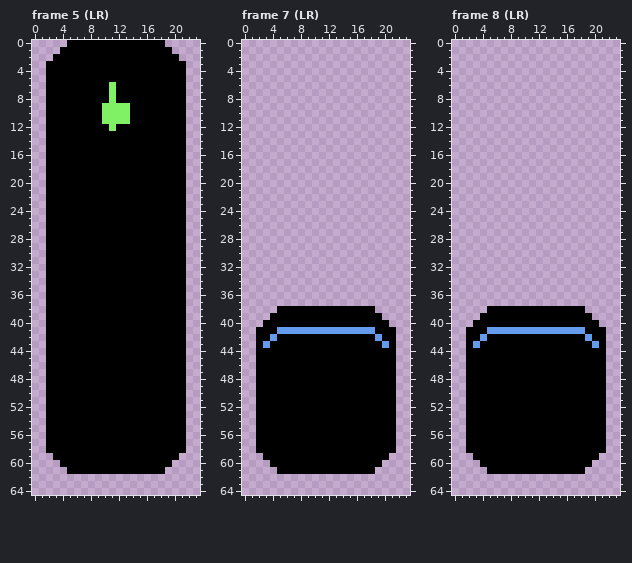
One commit to this pixel-art file: Assets/Resources/new aseprite/objects/interactives/doors/blue_door.aseprite. Above, as it was before the edit.
24x65 pixels, 44 frames. Colours within 5 levels of each other are drawn and written as one. Shown: frame 5 (LR), frame 7 (LR), frame 8 (LR). The commit also changed other frames, which this record leaves out.
Once edited:
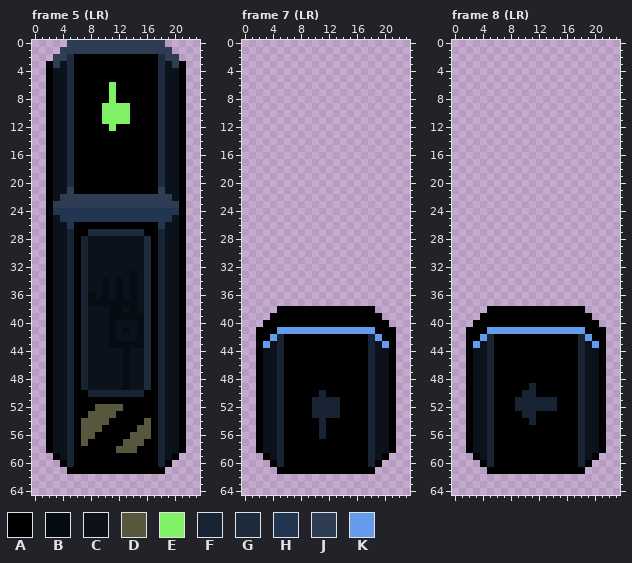
Palette (. is transparent): A #000000  B #060c13  C #0b121c  D #57573e  E #80f065  F #182333  G #1e2b3c  H #223551  J #2e3d53  K #649bec
What changed:
--- frame 5 (LR)
@@ x 0..23 @@
- 0 .....AAAAAAAAAAAAAA.....
- 1 ....AAAAAAAAAAAAAAAA....
- 2 ...AAAAAAAAAAAAAAAAAA...
- 3 ..AAAAAAAAAAAAAAAAAAAA..
- 4 ..AAAAAAAAAAAAAAAAAAAA..
- 5 ..AAAAAAAAAAAAAAAAAAAA..
- 6 ..AAAAAAAAAEAAAAAAAAAA..
- 7 ..AAAAAAAAAEAAAAAAAAAA..
- 8 ..AAAAAAAAAEAAAAAAAAAA..
- 9 ..AAAAAAAAEEEEAAAAAAAA..
-10 ..AAAAAAAAEEEEAAAAAAAA..
-11 ..AAAAAAAAEEEEAAAAAAAA..
-12 ..AAAAAAAAAEAAAAAAAAAA..
-13 ..AAAAAAAAAAAAAAAAAAAA..
-14 ..AAAAAAAAAAAAAAAAAAAA..
-15 ..AAAAAAAAAAAAAAAAAAAA..
-16 ..AAAAAAAAAAAAAAAAAAAA..
-17 ..AAAAAAAAAAAAAAAAAAAA..
-18 ..AAAAAAAAAAAAAAAAAAAA..
-19 ..AAAAAAAAAAAAAAAAAAAA..
-20 ..AAAAAAAAAAAAAAAAAAAA..
-21 ..AAAAAAAAAAAAAAAAAAAA..
-22 ..AAAAAAAAAAAAAAAAAAAA..
-23 ..AAAAAAAAAAAAAAAAAAAA..
-24 ..AAAAAAAAAAAAAAAAAAAA..
-25 ..AAAAAAAAAAAAAAAAAAAA..
-26 ..AAAAAAAAAAAAAAAAAAAA..
-27 ..AAAAAAAAAAAAAAAAAAAA..
-28 ..AAAAAAAAAAAAAAAAAAAA..
-29 ..AAAAAAAAAAAAAAAAAAAA..
-30 ..AAAAAAAAAAAAAAAAAAAA..
-31 ..AAAAAAAAAAAAAAAAAAAA..
-32 ..AAAAAAAAAAAAAAAAAAAA..
-33 ..AAAAAAAAAAAAAAAAAAAA..
-34 ..AAAAAAAAAAAAAAAAAAAA..
-35 ..AAAAAAAAAAAAAAAAAAAA..
-36 ..AAAAAAAAAAAAAAAAAAAA..
-37 ..AAAAAAAAAAAAAAAAAAAA..
-38 ..AAAAAAAAAAAAAAAAAAAA..
-39 ..AAAAAAAAAAAAAAAAAAAA..
-40 ..AAAAAAAAAAAAAAAAAAAA..
-41 ..AAAAAAAAAAAAAAAAAAAA..
-42 ..AAAAAAAAAAAAAAAAAAAA..
-43 ..AAAAAAAAAAAAAAAAAAAA..
-44 ..AAAAAAAAAAAAAAAAAAAA..
-45 ..AAAAAAAAAAAAAAAAAAAA..
-46 ..AAAAAAAAAAAAAAAAAAAA..
-47 ..AAAAAAAAAAAAAAAAAAAA..
-48 ..AAAAAAAAAAAAAAAAAAAA..
-49 ..AAAAAAAAAAAAAAAAAAAA..
-50 ..AAAAAAAAAAAAAAAAAAAA..
-51 ..AAAAAAAAAAAAAAAAAAAA..
-52 ..AAAAAAAAAAAAAAAAAAAA..
-53 ..AAAAAAAAAAAAAAAAAAAA..
-54 ..AAAAAAAAAAAAAAAAAAAA..
-55 ..AAAAAAAAAAAAAAAAAAAA..
-56 ..AAAAAAAAAAAAAAAAAAAA..
-57 ..AAAAAAAAAAAAAAAAAAAA..
-58 ..AAAAAAAAAAAAAAAAAAAA..
-59 ...AAAAAAAAAAAAAAAAAA...
-60 ....AAAAAAAAAAAAAAAA....
+ 0 .....JJJJJJJJJJJJJJ.....
+ 1 ....JJJJJJJJJJJJJJJJ....
+ 2 ...JJGAAAAAAAAAAAAGJJ...
+ 3 ..AJCGAAAAAAAAAAAAGCJA..
+ 4 ..ACCGAAAAAAAAAAAAGCCA..
+ 5 ..ACCGAAAAAAAAAAAAGCCA..
+ 6 ..ACCGAAAAAEAAAAAAGCCA..
+ 7 ..ACCGAAAAAEAAAAAAGCCA..
+ 8 ..ACCGAAAAAEAAAAAAGCCA..
+ 9 ..ACCGAAAAEEEEAAAAGCCA..
+10 ..ACCGAAAAEEEEAAAAGCCA..
+11 ..ACCGAAAAEEEEAAAAGCCA..
+12 ..ACCGAAAAAEAAAAAAGCCA..
+13 ..ACCGAAAAAAAAAAAAGCCA..
+14 ..ACCGAAAAAAAAAAAAGCCA..
+15 ..ACCGAAAAAAAAAAAAGCCA..
+16 ..ACCGAAAAAAAAAAAAGCCA..
+17 ..ACCGAAAAAAAAAAAAGCCA..
+18 ..ACCGAAAAAAAAAAAAGCCA..
+19 ..ACCGAAAAAAAAAAAAGCCA..
+20 ..ACCGAAAAAAAAAAAAGCCA..
+21 ..ACCJAAAAAAAAAAAAJCCA..
+22 ..ACJJJJJJJJJJJJJJJJCA..
+23 ..AJJJJJJJJJJJJJJJJJJA..
+24 ..AHHHHHHHHHHHHHHHHHHA..
+25 ..ACHHHHHHHHHHHHHHHHCA..
+26 ..ACCHAAAAAAAAAAAAHCCA..
+27 ..ACCFAAGGGGGGGGAAFCCA..
+28 ..ACCFAFCCCCCCCCGAFCCA..
+29 ..ACCFAFCCCCCCCCGAFCCA..
+30 ..ACCFAFCCCCCCCCGAFCCA..
+31 ..ACCFAFCCCCCCCCGAFCCA..
+32 ..ACCFAFCCCCCCCCGAFCCA..
+33 ..ACCFAFCCCCCCBCGAFCCA..
+34 ..ACCFAFCCBCBCBCGAFCCA..
+35 ..ACCFAFCCBCBCBCGAFCCA..
+36 ..ACCFAFBCBCBCBCGAFCCA..
+37 ..ACCFAFBBBBBBBCGAFCCA..
+38 ..ACCFAFCCCBBCBCGAFCCA..
+39 ..ACCFAFCCCBBBBBGAFCCA..
+40 ..ACCFAFCCCBCCCBGAFCCA..
+41 ..ACCFAFCCCBCBCBGAFCCA..
+42 ..ACCFAFCCCBCCCBGAFCCA..
+43 ..ACCFAFCCCBBBBBGAFCCA..
+44 ..ACCFAFCCCCCBCCGAFCCA..
+45 ..ACCFAFCCCCCBCCGAFCCA..
+46 ..ACCFAFCCCCCBCCGAFCCA..
+47 ..ACCFAFCCCCCBCCGAFCCA..
+48 ..ACCFAFCCCCCBCCGAFCCA..
+49 ..ACCFAFCCCCCBCCGAFCCA..
+50 ..ACCFAAFFFFFFFFAAFCCA..
+51 ..ACCFAAAAAAAAAAAAFCCA..
+52 ..ACCFAAADDDDAAAAAFCCA..
+53 ..ACCFAADDDDAAAAAAFCCA..
+54 ..ACCFADDDDAAAAADAFCCA..
+55 ..ACCFADDDAAAAADDAFCCA..
+56 ..ACCFADDAAAAADDDAFCCA..
+57 ..ACCFADAAAAADDDAAFCCA..
+58 ..ACCFAAAAAADDDAAAFCCA..
+59 ...ACFAAAAAAAAAAAAFCA...
+60 ....AFAAAAAAAAAAAAFA....
 61 .....AAAAAAAAAAAAAA.....
--- frame 7 (LR)
@@ x 0..23 @@
 41 ..AAAKKKKKKKKKKKKKKAAA..
-42 ..AAKAAAAAAAAAAAAAAKAA..
-43 ..AKAAAAAAAAAAAAAAAAKA..
-44 ..AAAAAAAAAAAAAAAAAAAA..
-45 ..AAAAAAAAAAAAAAAAAAAA..
-46 ..AAAAAAAAAAAAAAAAAAAA..
-47 ..AAAAAAAAAAAAAAAAAAAA..
-48 ..AAAAAAAAAAAAAAAAAAAA..
-49 ..AAAAAAAAAAAAAAAAAAAA..
-50 ..AAAAAAAAAAAAAAAAAAAA..
-51 ..AAAAAAAAAAAAAAAAAAAA..
-52 ..AAAAAAAAAAAAAAAAAAAA..
-53 ..AAAAAAAAAAAAAAAAAAAA..
-54 ..AAAAAAAAAAAAAAAAAAAA..
-55 ..AAAAAAAAAAAAAAAAAAAA..
-56 ..AAAAAAAAAAAAAAAAAAAA..
-57 ..AAAAAAAAAAAAAAAAAAAA..
-58 ..AAAAAAAAAAAAAAAAAAAA..
-59 ...AAAAAAAAAAAAAAAAAA...
-60 ....AAAAAAAAAAAAAAAA....
+42 ..AAKFAAAAAAAAAAAAFKAA..
+43 ..AKCFAAAAAAAAAAAAFCKA..
+44 ..ACCFAAAAAAAAAAAAFCCA..
+45 ..ACCFAAAAAAAAAAAAFCCA..
+46 ..ACCFAAAAAAAAAAAAFCCA..
+47 ..ACCFAAAAAAAAAAAAFCCA..
+48 ..ACCFAAAAAAAAAAAAFCCA..
+49 ..ACCFAAAAAAAAAAAAFCCA..
+50 ..ACCFAAAAAFAAAAAAFCCA..
+51 ..ACCFAAAAFFFFAAAAFCCA..
+52 ..ACCFAAAAFFFFAAAAFCCA..
+53 ..ACCFAAAAFFFFAAAAFCCA..
+54 ..ACCFAAAAAFAAAAAAFCCA..
+55 ..ACCFAAAAAFAAAAAAFCCA..
+56 ..ACCFAAAAAFAAAAAAFCCA..
+57 ..ACCFAAAAAAAAAAAAFCCA..
+58 ..ACCFAAAAAAAAAAAAFCCA..
+59 ...ACFAAAAAAAAAAAAFCA...
+60 ....AFAAAAAAAAAAAAFA....
 61 .....AAAAAAAAAAAAAA.....
--- frame 8 (LR)
@@ x 0..23 @@
 41 ..AAAKKKKKKKKKKKKKKAAA..
-42 ..AAKAAAAAAAAAAAAAAKAA..
-43 ..AKAAAAAAAAAAAAAAAAKA..
-44 ..AAAAAAAAAAAAAAAAAAAA..
-45 ..AAAAAAAAAAAAAAAAAAAA..
-46 ..AAAAAAAAAAAAAAAAAAAA..
-47 ..AAAAAAAAAAAAAAAAAAAA..
-48 ..AAAAAAAAAAAAAAAAAAAA..
-49 ..AAAAAAAAAAAAAAAAAAAA..
-50 ..AAAAAAAAAAAAAAAAAAAA..
-51 ..AAAAAAAAAAAAAAAAAAAA..
-52 ..AAAAAAAAAAAAAAAAAAAA..
-53 ..AAAAAAAAAAAAAAAAAAAA..
-54 ..AAAAAAAAAAAAAAAAAAAA..
-55 ..AAAAAAAAAAAAAAAAAAAA..
-56 ..AAAAAAAAAAAAAAAAAAAA..
-57 ..AAAAAAAAAAAAAAAAAAAA..
-58 ..AAAAAAAAAAAAAAAAAAAA..
-59 ...AAAAAAAAAAAAAAAAAA...
-60 ....AAAAAAAAAAAAAAAA....
+42 ..AAKFAAAAAAAAAAAAFKAA..
+43 ..AKCFAAAAAAAAAAAAFCKA..
+44 ..ACCFAAAAAAAAAAAAFCCA..
+45 ..ACCFAAAAAAAAAAAAFCCA..
+46 ..ACCFAAAAAAAAAAAAFCCA..
+47 ..ACCFAAAAAAAAAAAAFCCA..
+48 ..ACCFAAAAAAAAAAAAFCCA..
+49 ..ACCFAAAAAFAAAAAAFCCA..
+50 ..ACCFAAAAFFAAAAAAFCCA..
+51 ..ACCFAAAFFFFFFAAAFCCA..
+52 ..ACCFAAAFFFFFFAAAFCCA..
+53 ..ACCFAAAAFFAAAAAAFCCA..
+54 ..ACCFAAAAAFAAAAAAFCCA..
+55 ..ACCFAAAAAAAAAAAAFCCA..
+56 ..ACCFAAAAAAAAAAAAFCCA..
+57 ..ACCFAAAAAAAAAAAAFCCA..
+58 ..ACCFAAAAAAAAAAAAFCCA..
+59 ...ACFAAAAAAAAAAAAFCA...
+60 ....AFAAAAAAAAAAAAFA....
 61 .....AAAAAAAAAAAAAA.....
